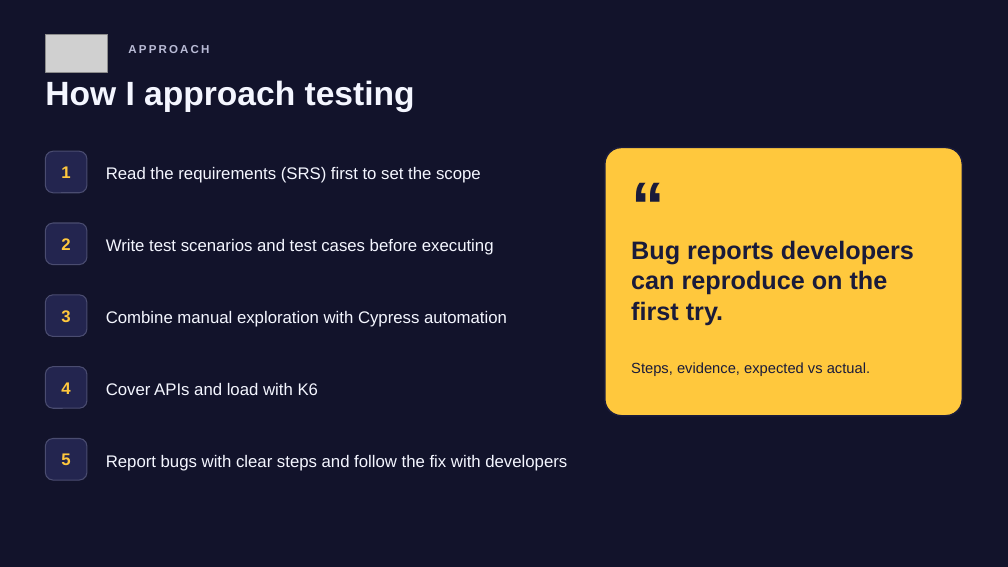
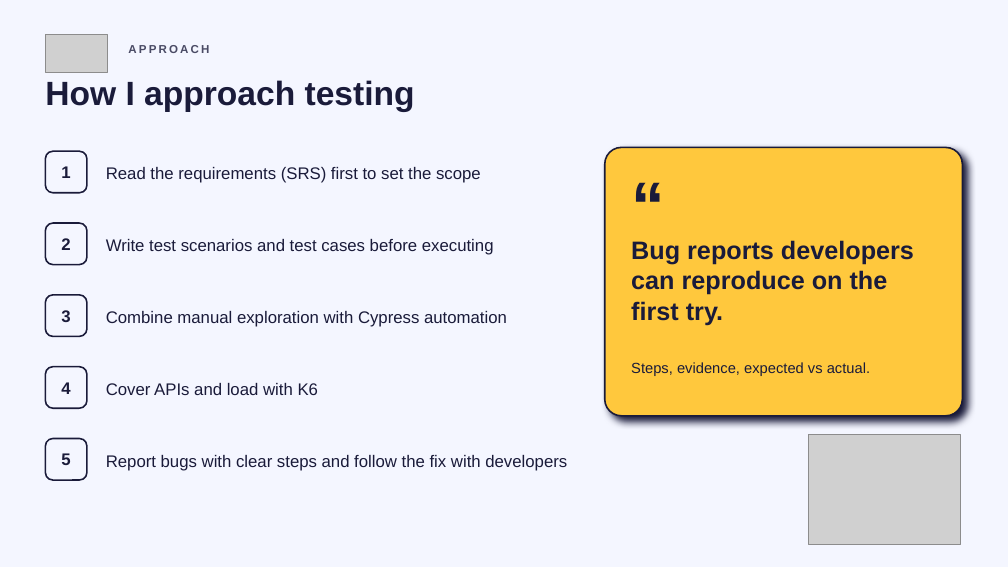
Before and after one commit to HyungMaulss/tegar-portfolio, a slide deck: slide 6 of public/Tegar-Maulana-Resume.pptx. Drawn at 1008x567 pixels with LibreOffice and Linux fonts; fonts in the diff are those of the drawing; grey boxes stand for pictures. Boxes give left, top, right and bottom in pixels: in the first picture for what was removed or moved away, otherwise in the second. Text is boxed around its words. In the diff, an @@ line names an element or a change of style, - is before the commit and + after.

Commit message:
Resume deck in light mode, matching the current site
Cover mirrors the hero (portrait on the tilted Sun card, status card, rings, glow);
experience as rows with a Now tag, toolbox rows with plain chips, the Cypress run
in the featured project card, and the dark contact panel. Drops stray paragraph
properties pptxgenjs writes mid-paragraph, which PowerPoint refuses to open.

```diff
--- a/public/Tegar-Maulana-Resume.pptx
+++ b/public/Tegar-Maulana-Resume.pptx
@@ background #12132B to #F4F6FF @@
@@ text "APPROACH" at (x1=128, y1=45, x2=209, y2=53): text colour #B9BBD6 to #4A4B65 @@
@@ text colour #F4F6FF to #1A1B3A in 6 elements at (x1=106, y1=167, x2=481, y2=183), (x1=106, y1=239, x2=494, y2=255), (x1=106, y1=311, x2=507, y2=327), (x1=106, y1=383, x2=318, y2=395), (x1=106, y1=455, x2=567, y2=471), (x1=45, y1=80, x2=415, y2=112) @@
@@ rounded rectangle at (x1=605, y1=147, x2=963, y2=416): shadow on @@
@@ text colour #FFC83D to #1A1B3A in 5 elements at (x1=61, y1=166, x2=70, y2=178), (x1=61, y1=238, x2=70, y2=250), (x1=61, y1=310, x2=70, y2=322), (x1=61, y1=382, x2=70, y2=394), (x1=61, y1=453, x2=70, y2=465) @@
@@ fill #23254F to #F4F6FF; outline #4A4C70 1 pt to #1A1B3A 1.5 pt in 5 elements at (x1=45, y1=151, x2=87, y2=193), (x1=45, y1=223, x2=87, y2=265), (x1=45, y1=295, x2=87, y2=337), (x1=45, y1=367, x2=87, y2=408), (x1=45, y1=439, x2=87, y2=480) @@
@@ picture added at (x1=809, y1=435, x2=960, y2=544) @@
```
Also in this commit, not shown: 6 other slides changed, 5 other files.
